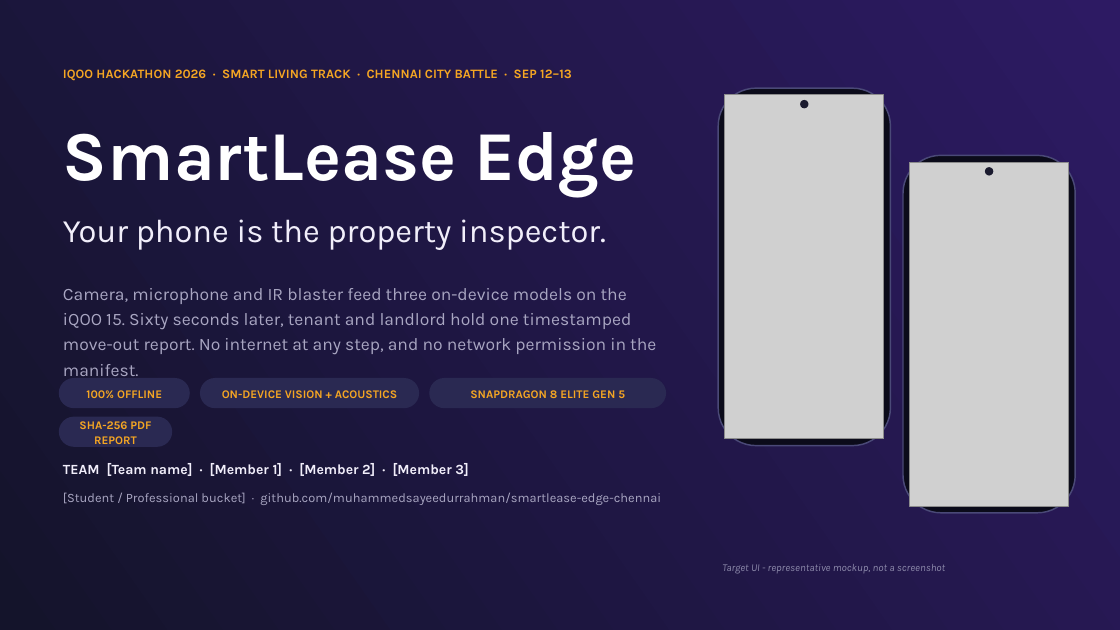
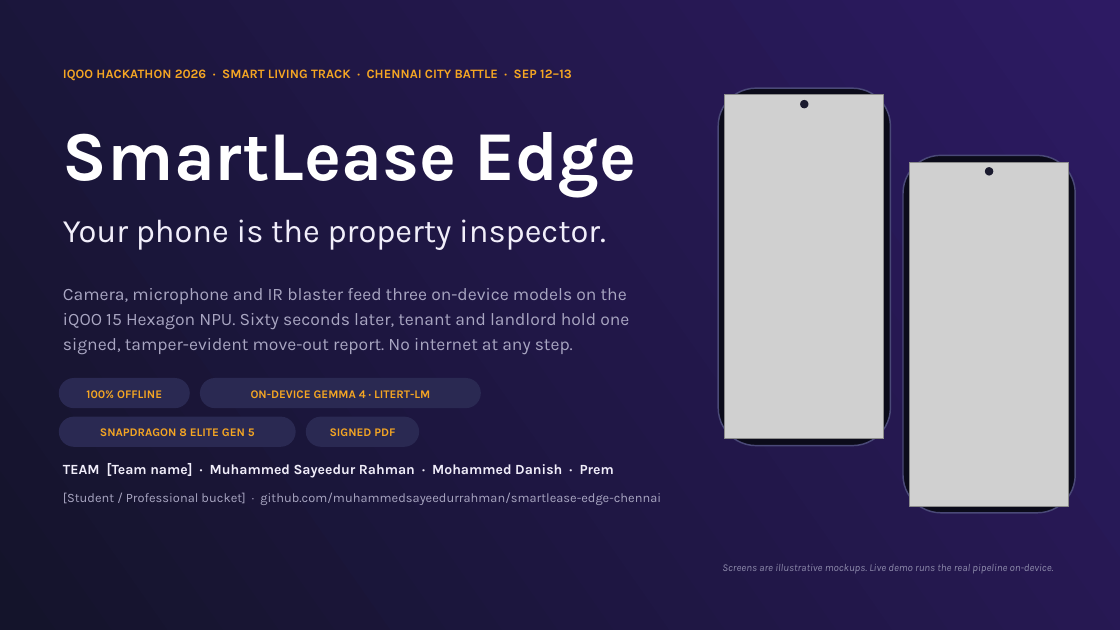
Before and after one commit to muhammedsayeedurrahman/smartlease-edge-chennai, a slide deck: slide 1 of docs/pitch/SmartLease-Edge-iQOO-Hackathon-2026.pptx. Drawn at 1120x630 pixels with LibreOffice and Linux fonts; fonts in the diff are those of the drawing; grey boxes stand for pictures. Boxes give left, top, right and bottom in pixels: in the first picture for what was removed or moved away, otherwise in the second. Text is boxed around its words. In the diff, an @@ line names an element or a change of style, - is before the commit and + after.

```diff
--- a/docs/pitch/SmartLease-Edge-iQOO-Hackathon-2026.pptx
+++ b/docs/pitch/SmartLease-Edge-iQOO-Hackathon-2026.pptx
@@ text at (63,288,629,354): text changed @@
-Camera, microphone and IR blaster feed three on-device models on the iQOO 15. Sixty seconds later, tenant and landlord hold one timestamped move-out report. No internet at any step, and no network permission in the manifest.
+Camera, microphone and IR blaster feed three on-device models on the iQOO 15 Hexagon NPU. Sixty seconds later, tenant and landlord hold one signed, tamper-evident move-out report. No internet at any step.
@@ rounded rectangle: place and size @@
-rounded rectangle at (200,378,419,408)
+rounded rectangle at (200,378,481,408)
@@ text "SNAPDRAGON 8 ELITE GEN 5": place and size @@
-text "SNAPDRAGON 8 ELITE GEN 5" at (470,390,625,398)
+text "SNAPDRAGON 8 ELITE GEN 5" at (100,428,255,436)
@@ rounded rectangle: place and size @@
-rounded rectangle at (429,378,666,408)
+rounded rectangle at (59,417,296,447)
@@ text at (251,390,430,398): text changed @@
-ON-DEVICE VISION + ACOUSTICS
+ON-DEVICE GEMMA 4 · LITERT-LM
@@ rounded rectangle: place and size @@
-rounded rectangle at (59,417,172,447)
+rounded rectangle at (306,417,419,447)
@@ text at (330,428,395,436): text changed @@
-SHA-256 PDF REPORT
+SIGNED PDF
@@ text at (63,463,614,478): text changed @@
-TEAM [Team name] · [Member 1] · [Member 2] · [Member 3]
+TEAM [Team name] · Muhammed Sayeedur Rahman · Mohammed Danish · Prem
@@ text at (722,564,1054,573): text changed @@
-Target UI - representative mockup, not a screenshot
+Screens are illustrative mockups. Live demo runs the real pipeline on-device.
```
Also in this commit, not shown: 14 other slides changed.
